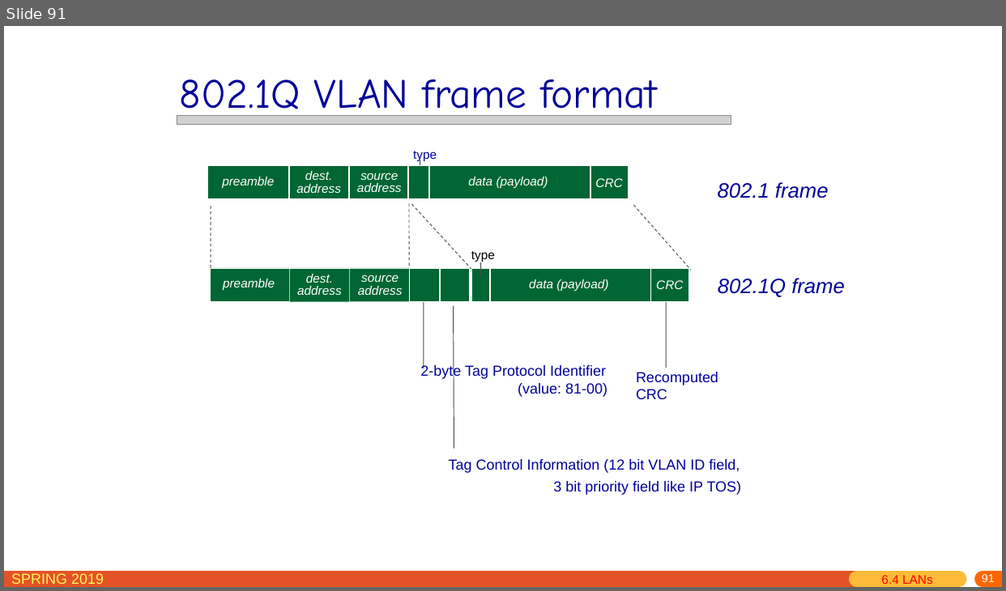
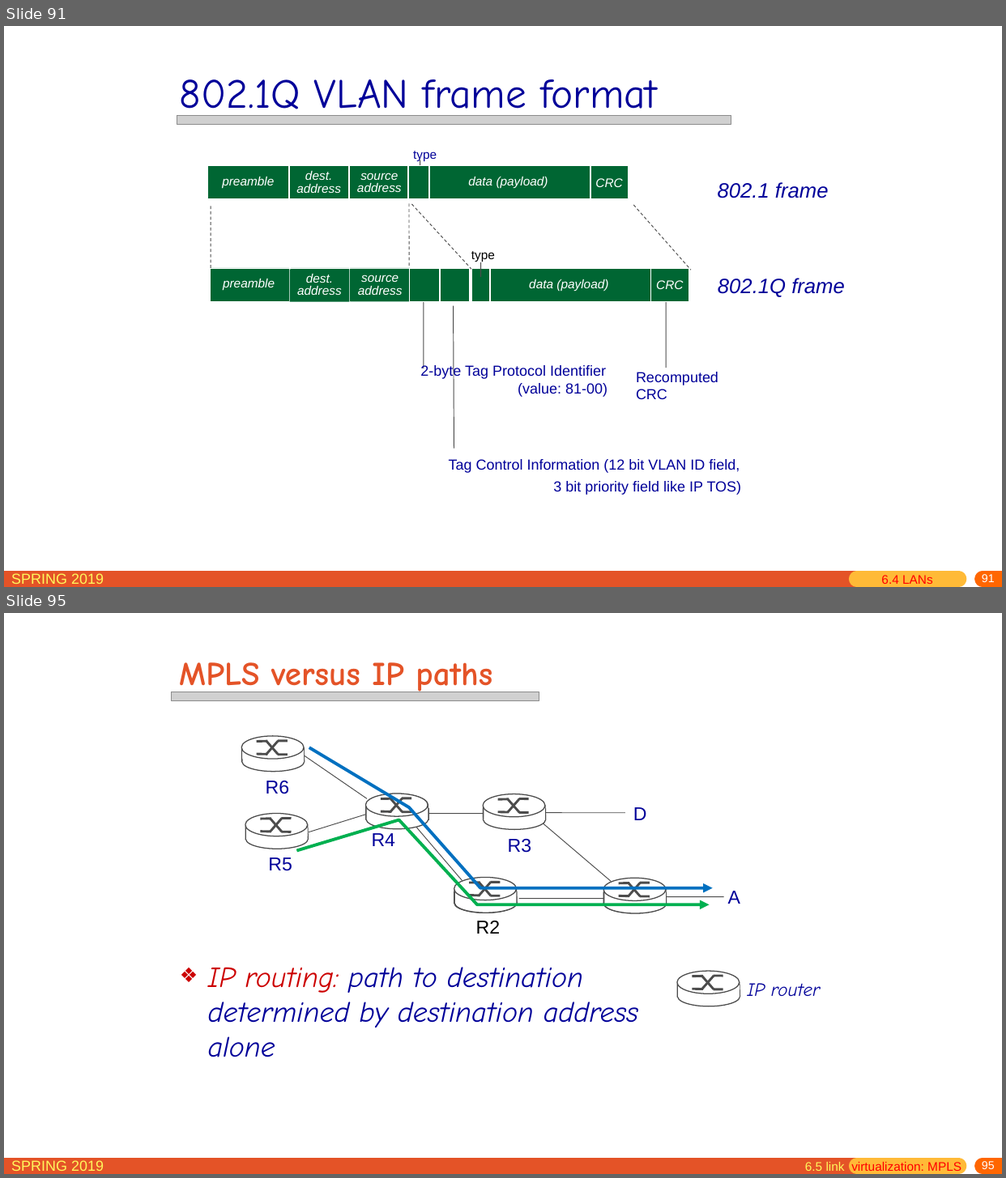
Before and after one commit to jichenghu/PPT_networkDistributed, a slide deck: chapter6.pptx. Shown one above the other, each under a label of ours: slide 91 before the commit, slides 91 and 95 after it; the slides between them are not shown. The pictures are 1006x591 and 1006x1178 pixels, drawn with LibreOffice and Linux fonts; fonts in the diff are those of the drawing; grey boxes stand for pictures. Boxes give left, top, right and bottom in pixels: in the first picture for what was removed or moved away, otherwise in the second. Text is boxed around its words. In the diff, an @@ line names an element or a change of style, - is before the commit and + after.

```diff
--- a/chapter6.pptx
+++ b/chapter6.pptx
@@ slide 95 added at (4,613,1002,1174), background #FFFFFF; not listed: 5 template elements that a slide beside it also shows @@
@@ title added at (179,662,492,696), 32 pt, text #E45327, bold @@
+MPLS versus IP paths
@@ picture added at (172,692,539,700) @@
@@ group added at (241,736,305,772): 8 lines, 2 ellipses, 1 rectangle @@
@@ line added from (305, 756) to (367, 798), #4C4C4C 0.75 pt @@
@@ freeform shape added at (309,747,713,888), outline #0070C0 3 pt @@
@@ text added at (266,781,289,794), 18 pt, text #000099 @@
+R6
@@ group added at (366,794,428,820): 6 lines, 1 rectangle, 1 ellipse @@
@@ group added at (365,794,428,829): 8 lines, 2 ellipses, 1 rectangle @@
@@ group added at (484,799,545,820): 5 lines, 1 rectangle @@
@@ group added at (484,794,546,829): 8 lines, 2 ellipses, 1 rectangle @@
@@ group added at (245,814,308,849): 8 lines, 2 ellipses, 1 rectangle @@
@@ freeform shape added at (296,820,710,905), outline #00B050 3 pt @@
@@ line added from (309, 833) to (368, 814), #4C4C4C 0.75 pt @@
@@ line added from (416, 827) to (462, 881), #4C4C4C 0.75 pt @@
@@ line added from (428, 814) to (484, 814), #4C4C4C 0.75 pt @@
@@ line added from (543, 824) to (612, 882), #4C4C4C 0.75 pt @@
@@ line added from (546, 813) to (625, 813), #4C4C4C 0.75 pt @@
@@ text added at (633,807,647,820), 18 pt, text #000099 @@
+D
@@ text added at (372,833,395,846), 18 pt, text #000099 @@
+R4
@@ text added at (508,839,531,853), 18 pt, text #000099 @@
+R3
@@ text added at (268,858,292,871), 18 pt, text #000099 @@
+R5
@@ group added at (454,883,517,914): 6 lines, 1 ellipse, 1 rectangle @@
@@ group added at (454,877,517,913): 8 lines, 2 ellipses, 1 rectangle @@
@@ line added from (519, 899) to (604, 899), #4C4C4C 0.75 pt @@
@@ group added at (603,883,666,914): 6 lines, 1 ellipse, 1 rectangle @@
@@ group added at (603,878,667,914): 8 lines, 2 ellipses, 1 rectangle @@
@@ line added from (667, 897) to (724, 897), #4C4C4C 0.75 pt @@
@@ text added at (728,891,740,904), 18 pt, text #000099 @@
+A
@@ text added at (476,921,500,934), 18 pt, text #000000 @@
+R2
@@ text added at (208,967,639,1058), 28 pt, text #000099, italic @@
+❖ IP routing: path to destination determined by destination address alone
@@ group added at (677,971,740,1007): 8 lines, 2 ellipses, 1 rectangle @@
@@ text added at (747,983,820,997), 18 pt, text #000099, italic @@
+IP router
@@ text added at (805,1162,961,1174), 12 pt, text #FF0000 @@
+6.5 link virtualization: MPLS
```
Also in this commit, not shown: 14 slides changed, 16 other slides added.
